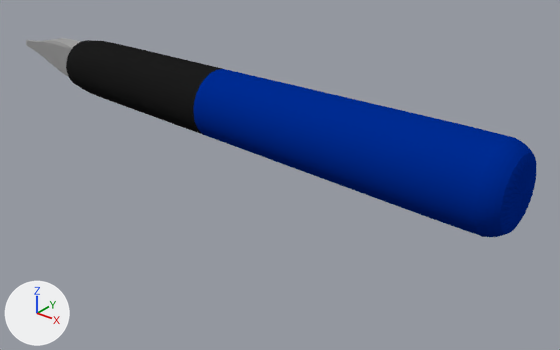
One commit to the Blender file Assets/Models/filler.blend: the scene before it, then after it.
The view is the same before and after, from a 50 mm camera at (3.75, -4.16, 2.11) aimed at (0.25, 0.22, -0.61). Arrows for +X, +Y and +Z are at lower left; the lights stay in place.

Names of what the first picture shows: 'filler'.
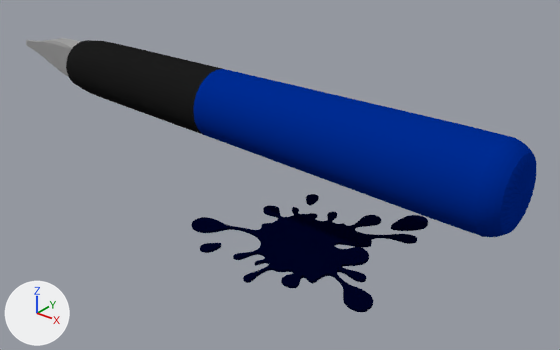
Where the newer file only moved an object's origin or applied its transform, the numbers keep the older frame.

Boxes (x1, y1, x2, y2) around the edits, measured in the pictures (560 x 350 px):
'inkspot', shown (black): after (191, 194, 428, 312)

What changed in the scene script:
```text
Change me_inkspot:
    where me_inkspot.from_pydata(...)  # 650 vertices, 333 faces; spans x -5.31..3.91, y -3.41..5.03, z -0.14..-0.03
    used by ob_inkspot; location = (0.712, -0.067, -0.908); rotation_euler = (1.571, 0.0, 0.0), in degrees (90, 0, 0)
    me_inkspot part 1: the whole mesh is turned 90 degrees about the x axis through its middle and scaled by 0.188, then moved by (0.68, -0.83, -0.03)
Change ob_inkspot:
    remove ob_inkspot.hide_set(True)  # its collection is switched off
```
